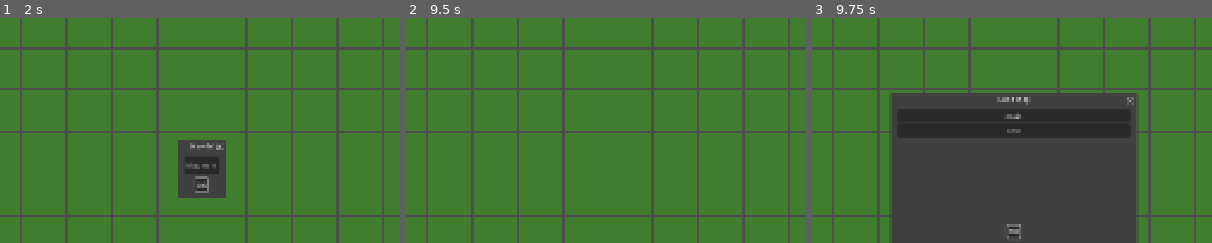
Above: before the commit, frames 1-3 (left to right).
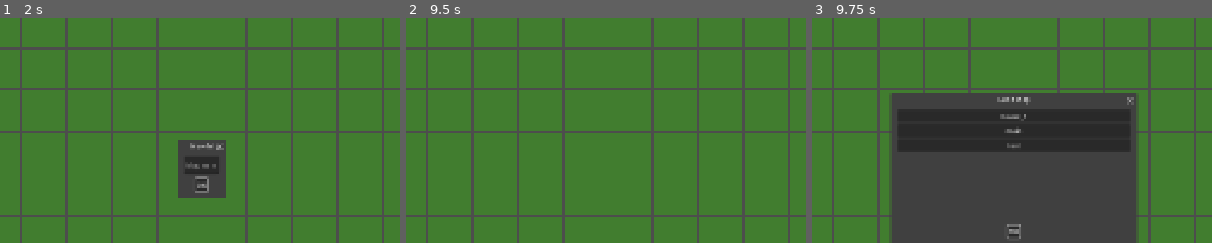
Above: after the commit, the same moments.

Repository: ChrisPauly97/pear-pudding-godot
Game: Godot game, scene res://scenes/ui/MapEditorScene.tscn
The game is run twice, just before and just after one commit, with the same random seed, the same clock (stepped at 60 frames per second) and the same inputs. This scene is started directly instead of the project's main scene.
Inputs:
- Up to frame 1 (2 s): click "New" at 0.5 s; click "New" at 1.25 s
- Up to frame 2 (9.5 s): click "OK" at 2 s; click "Grass" at 2.75 s; click "Wall" at 3.5 s; click "Hill" at 4.25 s; click "Enemy" at 5 s; click "Chest" at 5.75 s; click "Door" at 6.5 s; click "Spawn" at 7.25 s; click "H-" at 8 s; click "H+" at 8.75 s
- Up to frame 3 (9.75 s): click "Open" at 9.5 s
The pictures show only the part of the screen within x 25-75%, y 15-65%; the shares and areas given below are measured in that part.

Frames 1-2 are identical in both runs. In frame 3, 0.1% of the frame differs, in the area x 47-54%, y 42-58%.

Commit message:
Add house entry system with NPC townsperson
- Add house exterior (walls, door) to main.txt near player spawn
- Add house_1.txt interior map with a room, exit door, and townsperson NPC
- Add TownspersonNPC entity (blue box-character) with dialogue on E press
- Add NPC parsing to WorldMap (NPC token: x z dialogue text)
- Update WorldScene: NPC spawning, dialogue label (auto-hides after 4s)
- Add visible brown door mesh to Door entity

https://claude.ai/code/session_017bh4qoU9unuJtihyj7FwzN

Diff:
--- a/game_logic/world/WorldMap.gd
+++ b/game_logic/world/WorldMap.gd
@@ -14,6 +14,7 @@
 var enemies: Array = []   # Array of WorldEntityData dicts
 var chests: Array = []    # Array of WorldEntityData dicts
 var doors: Array = []     # Array of door dicts
+var npcs: Array = []      # Array of npc dicts
 var player_spawn_x: int = -1
 var player_spawn_z: int = -1
 
@@ -113,6 +114,15 @@
 			return d
 	return {}
 
+func find_nearby_npc(px: float, pz: float, range_dist: float) -> Dictionary:
+	var range_sq: float = range_dist * range_dist
+	for n in npcs:
+		var dx: float = n["x"] - px
+		var dz: float = n["z"] - pz
+		if dx * dx + dz * dz <= range_sq:
+			return n
+	return {}
+
 func find_door_by_id(door_id: String) -> Dictionary:
 	for d in doors:
 		if d.get("id", "") == door_id:
@@ -183,6 +193,7 @@
 	enemies.clear()
 	chests.clear()
 	doors.clear()
+	npcs.clear()
 	player_spawn_x = -1
 	player_spawn_z = -1
 
@@ -242,6 +253,18 @@
 					"z": float(parts[2]),
 					"card_ids": card_ids_arr,
 					"opened": false
+				})
+
+		elif line.begins_with("NPC "):
+			var parts := line.split(" ", false, 3)
+			if parts.size() >= 3:
+				uid_counter += 1
+				var dialogue: String = parts[3] if parts.size() >= 4 else "..."
+				npcs.append({
+					"id": "npc_%d" % uid_counter,
+					"x": float(parts[1]),
+					"z": float(parts[2]),
+					"dialogue": dialogue,
 				})
 
 		elif line.begins_with("DOOR "):
--- a/scenes/world/WorldScene.gd
+++ b/scenes/world/WorldScene.gd
@@ -15,11 +15,12 @@
 const _TexWallRight: Texture2D = preload("res://assets/textures/wall_side_right.png")
 
 # Preload entity scenes — avoids filesystem hits during spawning
-const _PlayerScene    = preload("res://scenes/world/entities/Player.tscn")
-const _EnemyScene     = preload("res://scenes/world/entities/EnemyNPC.tscn")
-const _ChestScene     = preload("res://scenes/world/entities/Chest.tscn")
-const _DoorScene      = preload("res://scenes/world/entities/Door.tscn")
-const _WorldItemScene = preload("res://scenes/world/entities/WorldItem.tscn")
+const _PlayerScene       = preload("res://scenes/world/entities/Player.tscn")
+const _EnemyScene        = preload("res://scenes/world/entities/EnemyNPC.tscn")
+const _ChestScene        = preload("res://scenes/world/entities/Chest.tscn")
+const _DoorScene         = preload("res://scenes/world/entities/Door.tscn")
+const _WorldItemScene    = preload("res://scenes/world/entities/WorldItem.tscn")
+const _TownspersonScene  = preload("res://scenes/world/entities/TownspersonNPC.tscn")
 
 @export var map_name: String = "main"
 @export var target_door_id: String = ""
@@ -34,6 +35,7 @@
 var _enemy_nodes: Dictionary = {}   # id -> Node3D
 var _chest_nodes: Dictionary = {}   # id -> Node3D
 var _door_nodes: Dictionary = {}    # id -> Node3D
+var _npc_nodes: Dictionary = {}     # id -> Node3D
 var _tile_meshes: Node3D
 var _wall_meshes: Node3D
 var _entity_root: Node3D
@@ -86,6 +88,10 @@
 @onready var _map_label: Label = $HUD/MapLabel
 @onready var _sun: DirectionalLight3D = $DirectionalLight3D
 @onready var _moon: DirectionalLight3D = $MoonLight
+
+var _dialogue_label: Label
+var _dialogue_timer: float = 0.0
+const DIALOGUE_DURATION: float = 4.0
 
 const WALL_FACE_H: float = 1.0
 
@@ -159,6 +165,19 @@
 	menu_btn.position = Vector2(vh * 0.01, vh * 0.01)
 	menu_btn.pressed.connect(func() -> void: SceneManager.go_to_menu())
 	_hud.add_child(menu_btn)
+
+	var vp := get_viewport().get_visible_rect().size
+	_dialogue_label = Label.new()
+	_dialogue_label.horizontal_alignment = HORIZONTAL_ALIGNMENT_CENTER
+	_dialogue_label.autowrap_mode = TextServer.AUTOWRAP_WORD_SMART
+	_dialogue_label.add_theme_color_override("font_color", Color.WHITE)
+	_dialogue_label.add_theme_color_override("font_shadow_color", Color.BLACK)
+	_dialogue_label.add_theme_constant_override("shadow_offset_x", 1)
+	_dialogue_label.add_theme_constant_override("shadow_offset_y", 1)
+	_dialogue_label.size = Vector2(vp.x * 0.6, vp.y * 0.12)
+	_dialogue_label.position = Vector2(vp.x * 0.2, vp.y * 0.78)
+	_dialogue_label.hide()
+	_hud.add_child(_dialogue_label)
 
 func _exit_tree() -> void:
 	# Wait for any in-flight worker tasks before the GDScript instance is freed.
@@ -991,6 +1010,8 @@
 		_spawn_chest(c_data)
 	for d_data in world_map.doors:
 		_spawn_door(d_data)
+	for n_data in world_map.npcs:
+		_spawn_npc(n_data)
 
 func _spawn_enemy(e_data: Dictionary) -> void:
 	var node: Node3D = _EnemyScene.instantiate()
@@ -1012,6 +1033,15 @@
 	_entity_root.add_child(node)
 	_chest_nodes[c_data["id"]] = node
 
+func _spawn_npc(n_data: Dictionary) -> void:
+	var node: Node3D = _TownspersonScene.instantiate()
+	var ny: float = get_terrain_height(float(n_data["x"]), float(n_data["z"])) + 0.5
+	node.position = Vector3(n_data["x"], ny, n_data["z"])
+	if node.has_method("init_from_data"):
+		node.init_from_data(n_data)
+	_entity_root.add_child(node)
+	_npc_nodes[n_data["id"]] = node
+
 func _spawn_door(d_data: Dictionary) -> void:
 	var node: Node3D = _DoorScene.instantiate()
 	var dy: float = get_terrain_height(float(d_data["x"]), float(d_data["z"])) + 0.75
@@ -1086,6 +1116,11 @@
 		_day_night_timer = 0.0
 	if _grass:
 		_grass.update_player(_player.position, delta, _player.is_on_floor())
+
+	if _dialogue_timer > 0.0:
+		_dialogue_timer -= delta
+		if _dialogue_timer <= 0.0:
+			_dialogue_label.hide()
 
 	if infinite:
 		var chunk_world: float = float(IsoConst.CHUNK_SIZE) * IsoConst.TILE_SIZE
@@ -1145,7 +1180,8 @@
 		var door := world_map.find_nearby_door(px, pz, IsoConst.INTERACT_RANGE)
 		var enemy := world_map.find_nearby_enemy(px, pz, IsoConst.INTERACT_RANGE)
 		var chest := world_map.find_nearby_chest(px, pz, IsoConst.INTERACT_RANGE)
-		if not door.is_empty() or not enemy.is_empty() or not chest.is_empty():
+		var npc := world_map.find_nearby_npc(px, pz, IsoConst.INTERACT_RANGE)
+		if not door.is_empty() or not enemy.is_empty() or not chest.is_empty() or not npc.is_empty():
 			_interact_label.show()
 		else:
 			_interact_label.hide()
@@ -1211,6 +1247,18 @@
 			node.mark_opened()
 		var chest_pos := Vector3(float(chest.get("x", px)), get_terrain_height(float(chest.get("x", px)), float(chest.get("z", pz))) + 0.25, float(chest.get("z", pz)))
 		_spawn_card_items(chest.get("card_ids", []), chest_pos)
+		return
+
+	var npc := world_map.find_nearby_npc(px, pz, IsoConst.INTERACT_RANGE)
+	if not npc.is_empty():
+		_show_dialogue(str(npc.get("dialogue", "...")))
+
+# ── Dialogue ───────────────────────────────────────────────────────────────
+
+func _show_dialogue(text: String) -> void:
+	_dialogue_label.text = text
+	_dialogue_label.show()
+	_dialogue_timer = DIALOGUE_DURATION
 
 # ── Card item spawning ──────────────────────────────────────────────────────
 
--- a/scenes/world/entities/Door.gd
+++ b/scenes/world/entities/Door.gd
@@ -2,5 +2,25 @@
 
 var door_data: Dictionary = {}
 
+static var _door_mat: StandardMaterial3D
+static var _door_mesh: BoxMesh
+
+static func _ensure_shared_resources() -> void:
+	if _door_mat != null:
+		return
+	_door_mat = StandardMaterial3D.new()
+	_door_mat.albedo_color = Color(0.45, 0.28, 0.10)
+	_door_mat.shading_mode = BaseMaterial3D.SHADING_MODE_UNSHADED
+	_door_mesh = BoxMesh.new()
+	_door_mesh.size = Vector3(1.8, 1.8, 0.1)
+
+func _ready() -> void:
+	_ensure_shared_resources()
+	var mi: MeshInstance3D = find_child("MeshInstance3D", true, false) as MeshInstance3D
+	if mi:
+		mi.mesh = _door_mesh
+		mi.material_override = _door_mat
+		mi.position = Vector3(0.0, 0.9, 0.0)
+
 func init_from_data(data: Dictionary) -> void:
 	door_data = data
--- /dev/null
+++ b/scenes/world/entities/TownspersonNPC.gd
@@ -0,0 +1,58 @@
+extends Node3D
+
+var npc_data: Dictionary = {}
+
+static var _body_mat: StandardMaterial3D
+static var _head_mat: StandardMaterial3D
+static var _body_mesh: BoxMesh
+static var _head_mesh: BoxMesh
+static var _leg_mesh: BoxMesh
+
+static func _ensure_shared_resources() -> void:
+	if _body_mat != null:
+		return
+	_body_mat = StandardMaterial3D.new()
+	_body_mat.albedo_color = Color(0.2, 0.45, 0.7)
+	_body_mat.shading_mode = BaseMaterial3D.SHADING_MODE_UNSHADED
+	_head_mat = StandardMaterial3D.new()
+	_head_mat.albedo_color = Color(0.9, 0.75, 0.6)
+	_head_mat.shading_mode = BaseMaterial3D.SHADING_MODE_UNSHADED
+	_body_mesh = BoxMesh.new()
+	_body_mesh.size = Vector3(0.5, 0.55, 0.3)
+	_head_mesh = BoxMesh.new()
+	_head_mesh.size = Vector3(0.35, 0.35, 0.35)
+	_leg_mesh = BoxMesh.new()
+	_leg_mesh.size = Vector3(0.22, 0.5, 0.22)
+
+func _ready() -> void:
+	_ensure_shared_resources()
+
+	var body: MeshInstance3D = find_child("MeshInstance3D", true, false) as MeshInstance3D
+	if body:
+		body.mesh = _body_mesh
+		body.material_override = _body_mat
+		body.position = Vector3(0.0, 0.275, 0.0)
+
+	var head := _make_mi(_head_mesh, _head_mat)
+	head.position = Vector3(0.0, 0.75, 0.0)
+	add_child(head)
+
+	var left_leg := _make_mi(_leg_mesh, _body_mat)
+	left_leg.position = Vector3(-0.15, -0.25, 0.0)
+	add_child(left_leg)
+
+	var right_leg := _make_mi(_leg_mesh, _body_mat)
+	right_leg.position = Vector3(0.15, -0.25, 0.0)
+	add_child(right_leg)
+
+static func _make_mi(mesh: Mesh, mat: StandardMaterial3D) -> MeshInstance3D:
+	var mi := MeshInstance3D.new()
+	mi.mesh = mesh
+	mi.material_override = mat
+	return mi
+
+func init_from_data(data: Dictionary) -> void:
+	npc_data = data
+
+func get_dialogue() -> String:
+	return str(npc_data.get("dialogue", "..."))
--- /dev/null
+++ b/scenes/world/entities/TownspersonNPC.tscn
@@ -0,0 +1,8 @@
+[gd_scene load_steps=2 format=3 uid="uid://townspersonnpc01"]
+
+[ext_resource type="Script" path="res://scenes/world/entities/TownspersonNPC.gd" id="1"]
+
+[node name="TownspersonNPC" type="Node3D"]
+script = ExtResource("1")
+
+[node name="MeshInstance3D" type="MeshInstance3D" parent="."]
Not shown, added: assets/maps/house_1.txt
Not shown, changed: assets/maps/main.txt
